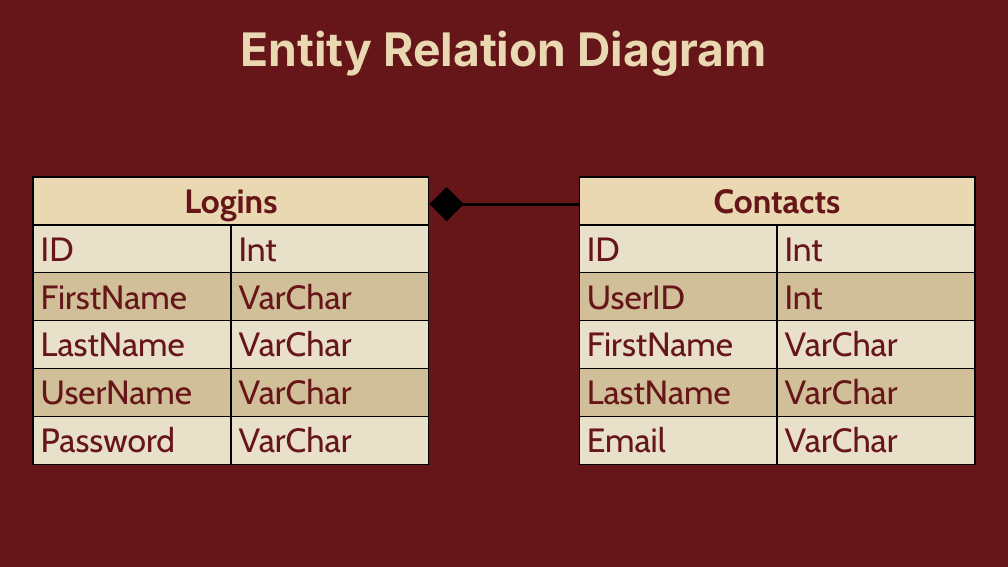
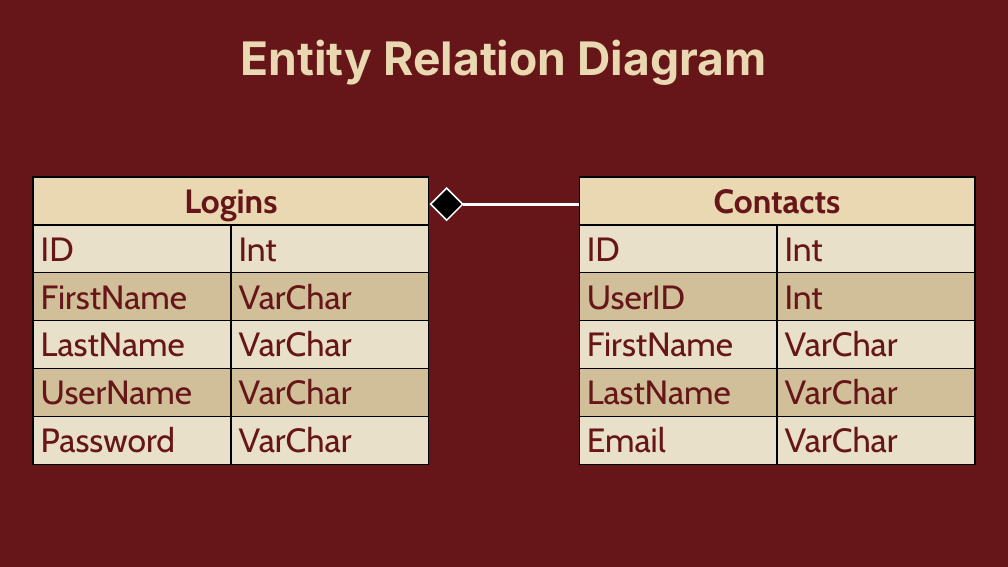
Before and after one commit to matt11matthew/ContactManager, a slide deck: slide 8 of Presentation/Contact Manager Presentation.pptx. Drawn at 1008x567 pixels with LibreOffice and Linux fonts; fonts in the diff are those of the drawing. Boxes give left, top, right and bottom in pixels: in the first picture for what was removed or moved away, otherwise in the second. Text is boxed around its words. In the diff, an @@ line names an element or a change of style, - is before the commit and + after.

```diff
--- a/Presentation/Contact Manager Presentation.pptx
+++ b/Presentation/Contact Manager Presentation.pptx
@@ text "Entity Relation Diagram": place and size @@
-text "Entity Relation Diagram" at [241,30,766,76]
+text "Entity Relation Diagram" at [241,39,766,85]
@@ rectangle at [431,188,463,220]: outline #000000 1.5 pt to #FFFFFF 1.5 pt @@
@@ line moved from (453, 204) - (579, 204) to (463, 204) - (579, 204) @@
@@ line (463, 204) - (579, 204): stroke #000000 2.5 pt to #FFFFFF 2.5 pt @@
```
Also in this commit, not shown: 7 other slides changed.
